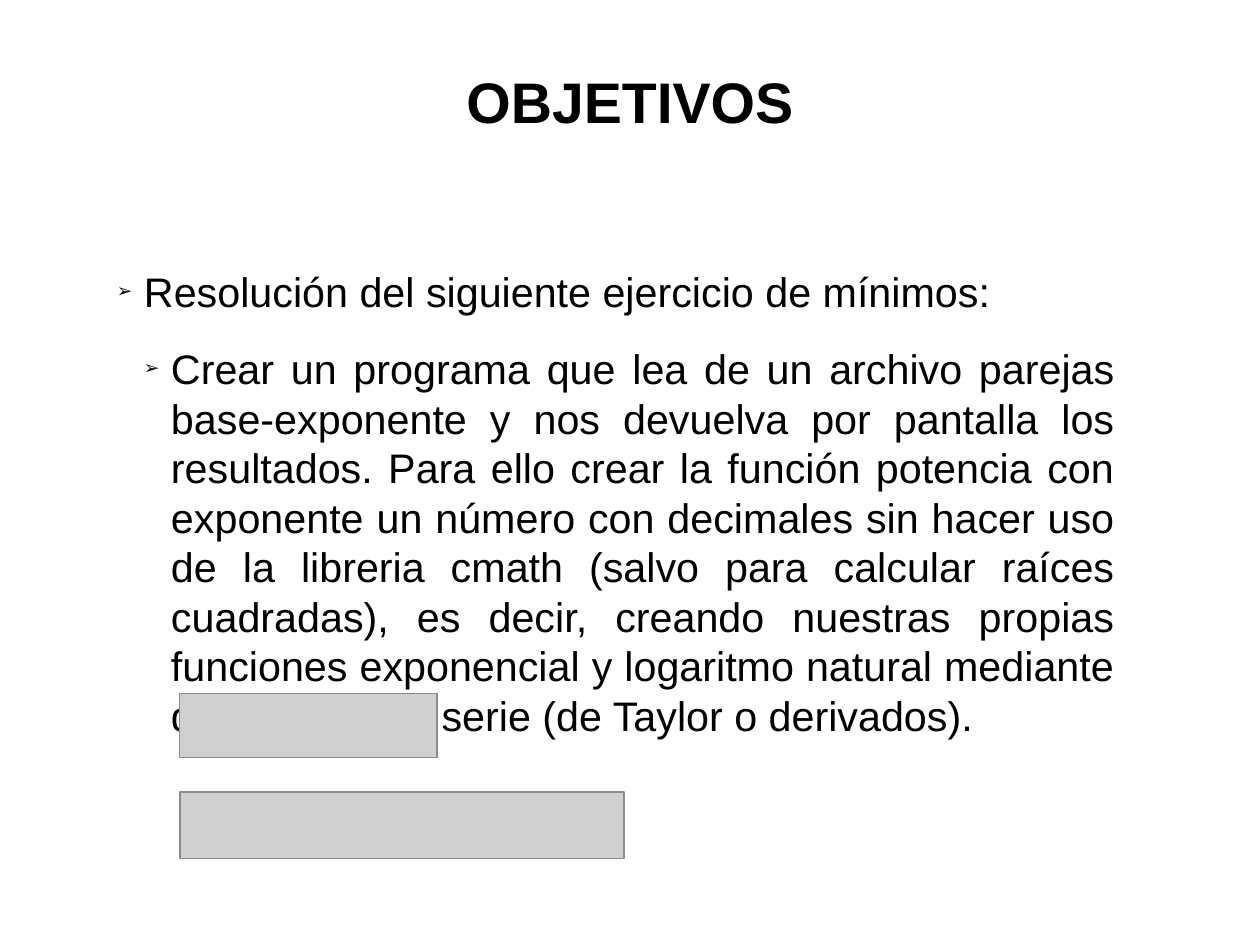
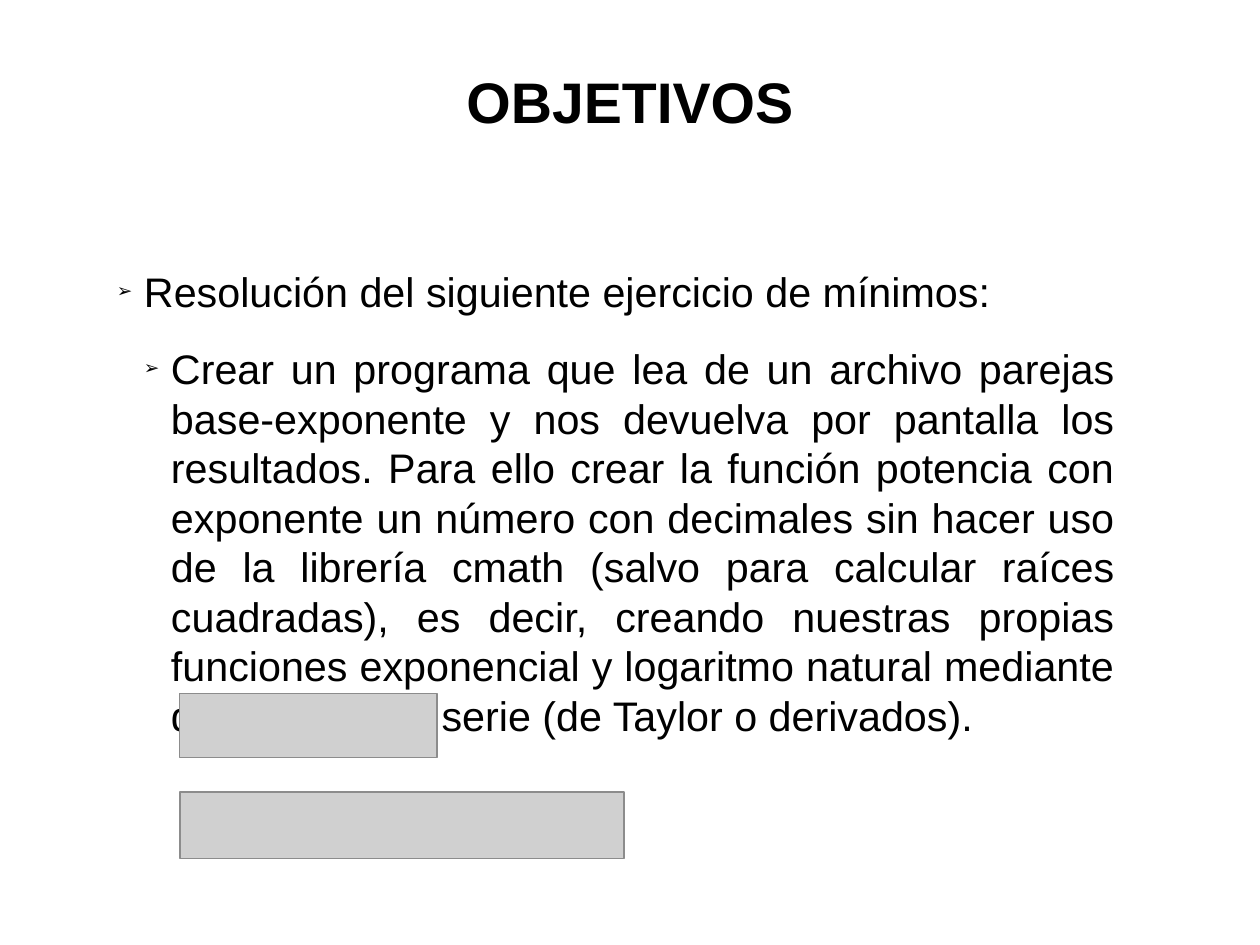
Before and after one commit to trivi/Introduccion-C-EFE-Oct, a slide deck: slide 6 of 00.Presentación.odp. Drawn at 1260x945 pixels with LibreOffice and Linux fonts; fonts in the diff are those of the drawing; grey boxes stand for pictures. Boxes give left, top, right and bottom in pixels: in the first picture for what was removed or moved away, otherwise in the second. Text is boxed around its words. In the diff, an @@ line names an element or a change of style, - is before the commit and + after.

Commit message:
Corregido un acento en el enunciado del ejercicio final

```diff
--- a/00.Presentación.odp
+++ b/00.Presentación.odp
@@ subtitle at bbox=[171, 354, 1115, 739]: text changed @@
-  ➢ Crear un programa que lea de un archivo parejas base-exponente y nos devuelva por pantalla los resultados. Para ello crear la función potencia con exponente un número con decimales sin hacer uso de la libreria cmath (salvo para calcular raíces cuadradas), es decir, creando nuestras propias funciones exponencial y logaritmo natural mediante desarrollos en serie (de Taylor o derivados).
+  ➢ Crear un programa que lea de un archivo parejas base-exponente y nos devuelva por pantalla los resultados. Para ello crear la función potencia con exponente un número con decimales sin hacer uso de la librería cmath (salvo para calcular raíces cuadradas), es decir, creando nuestras propias funciones exponencial y logaritmo natural mediante desarrollos en serie (de Taylor o derivados).
```
